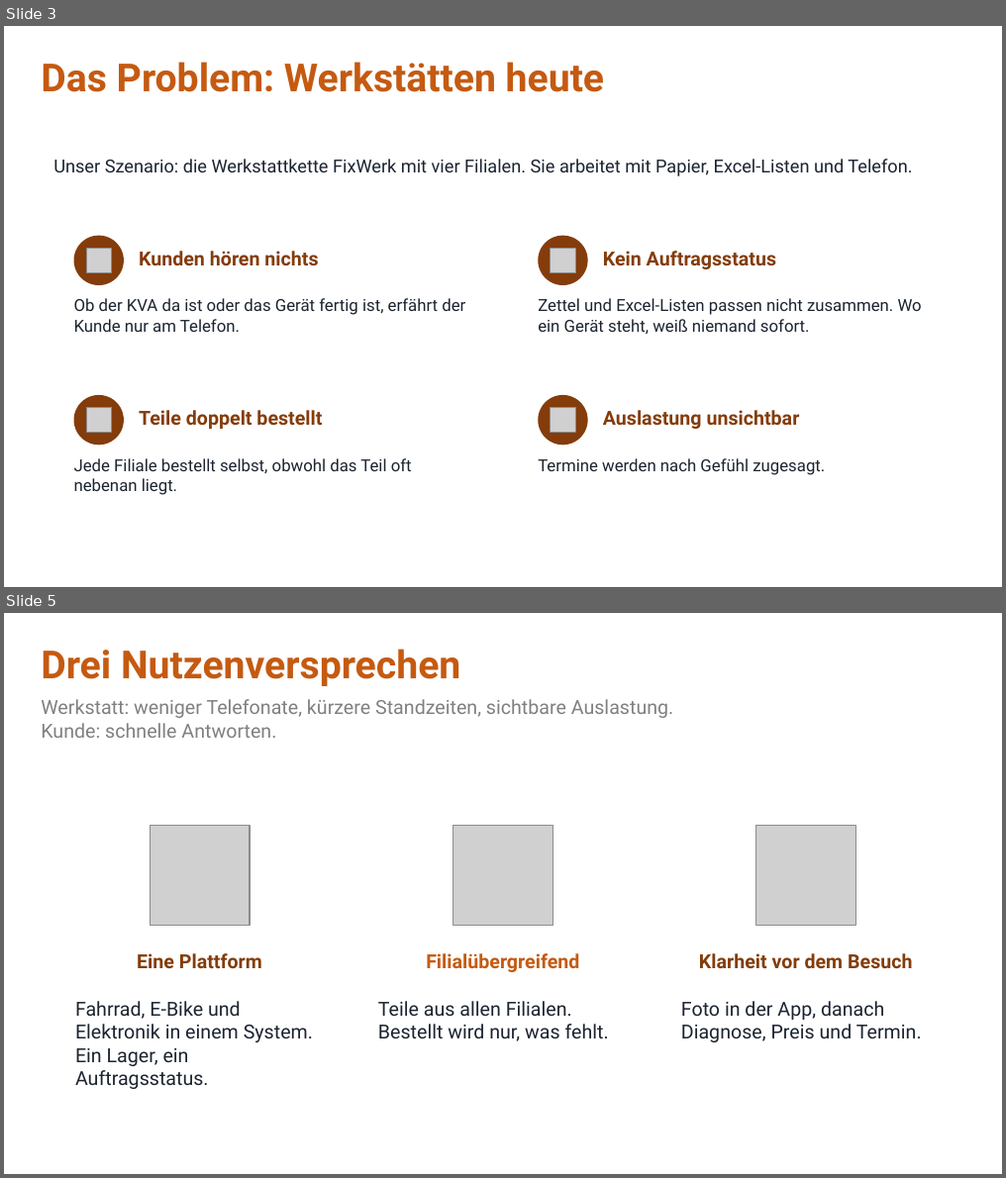
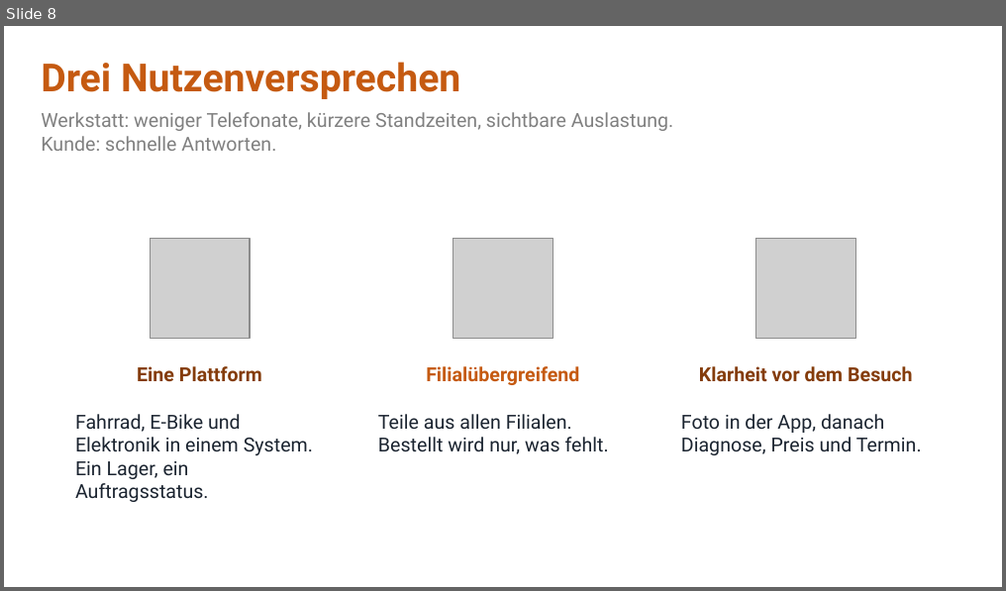
Before and after one commit to jakobschwan123-cmd/casestudy-semester-3, a slide deck: 4_praesentation/Abschlusspraesentation.pptx. Shown one above the other, each under a label of ours: slides 3 and 5 before the commit, slide 8 after it; the slides between them are not shown. The pictures are 1006x1178 and 1006x591 pixels, drawn with LibreOffice and Linux fonts; fonts in the diff are those of the drawing; grey boxes stand for pictures. Boxes give left, top, right and bottom in pixels: in the first picture for what was removed or moved away, otherwise in the second. Text is boxed around its words. In the diff, an @@ line names an element or a change of style, - is before the commit and + after.

Commit message:
praesentation: Davids Folien 1-7 uebernommen, Foliennummern im Sprechtext und auf Folie 24

```diff
--- a/4_praesentation/Abschlusspraesentation.pptx
+++ b/4_praesentation/Abschlusspraesentation.pptx
@@ slide 3 removed at (x1=4, y1=26, x2=1002, y2=587), background #FFFFFF @@
@@ text removed at (x1=41, y1=62, x2=604, y2=92) @@
-Das Problem: Werkstätten heute
@@ text removed at (x1=54, y1=159, x2=912, y2=176) @@
-Unser Szenario: die Werkstattkette FixWerk mit vier Filialen. Sie arbeitet mit Papier, Excel-Listen und Telefon.
@@ ellipse removed at (x1=74, y1=236, x2=124, y2=285) @@
@@ picture removed at (x1=86, y1=249, x2=111, y2=274) @@
@@ text removed at (x1=139, y1=251, x2=318, y2=267) @@
-Kunden hören nichts
@@ ellipse removed at (x1=538, y1=236, x2=588, y2=285) @@
@@ picture removed at (x1=549, y1=249, x2=575, y2=274) @@
@@ text removed at (x1=603, y1=251, x2=776, y2=270) @@
-Kein Auftragsstatus
@@ text removed at (x1=74, y1=298, x2=465, y2=332) @@
-Ob der KVA da ist oder das Gerät fertig ist, erfährt der Kunde nur am Telefon.
@@ text removed at (x1=538, y1=298, x2=922, y2=334) @@
-Zettel und Excel-Listen passen nicht zusammen. Wo ein Gerät steht, weiß niemand sofort.
@@ ellipse removed at (x1=74, y1=395, x2=124, y2=445) @@
@@ picture removed at (x1=86, y1=408, x2=111, y2=433) @@
@@ text removed at (x1=139, y1=410, x2=322, y2=429) @@
-Teile doppelt bestellt
@@ ellipse removed at (x1=538, y1=395, x2=588, y2=445) @@
@@ picture removed at (x1=549, y1=408, x2=575, y2=433) @@
@@ text removed at (x1=603, y1=410, x2=800, y2=429) @@
-Auslastung unsichtbar
@@ text removed at (x1=74, y1=459, x2=412, y2=495) @@
-Jede Filiale bestellt selbst, obwohl das Teil oft nebenan liegt.
@@ text removed at (x1=538, y1=459, x2=825, y2=475) @@
-Termine werden nach Gefühl zugesagt.
@@ what was slide 5 is now slide 8 @@
```
Also in this commit, not shown: 2 slides changed, 6 slides added, 2 other slides removed, 1 other file.
